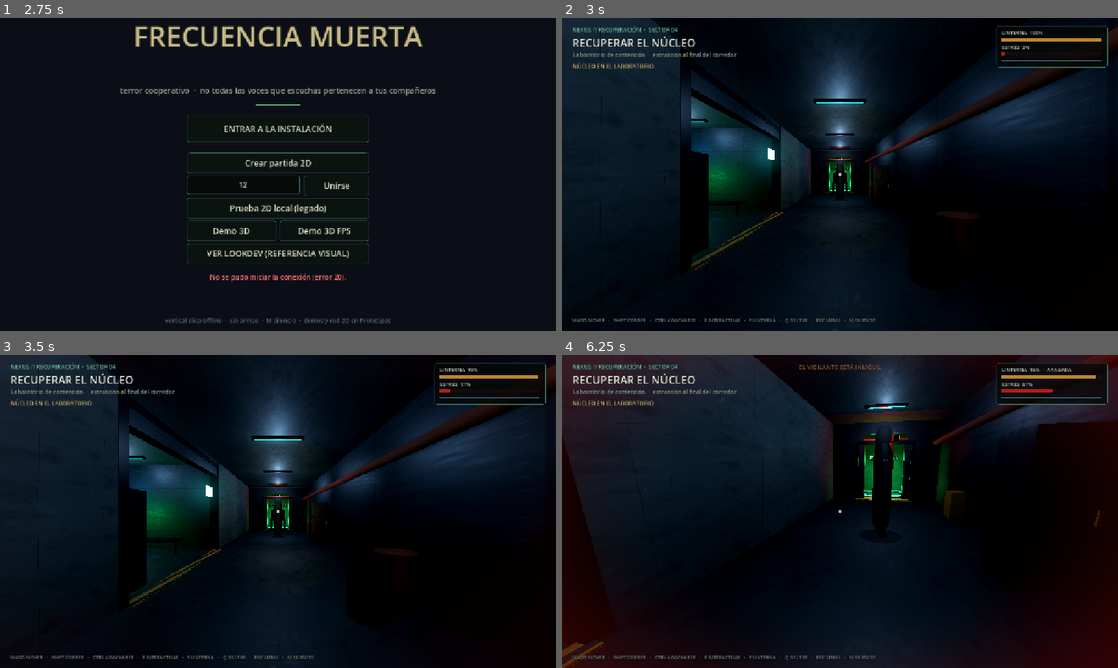
Above: before the commit, frames 1-4 (two rows, left to right).
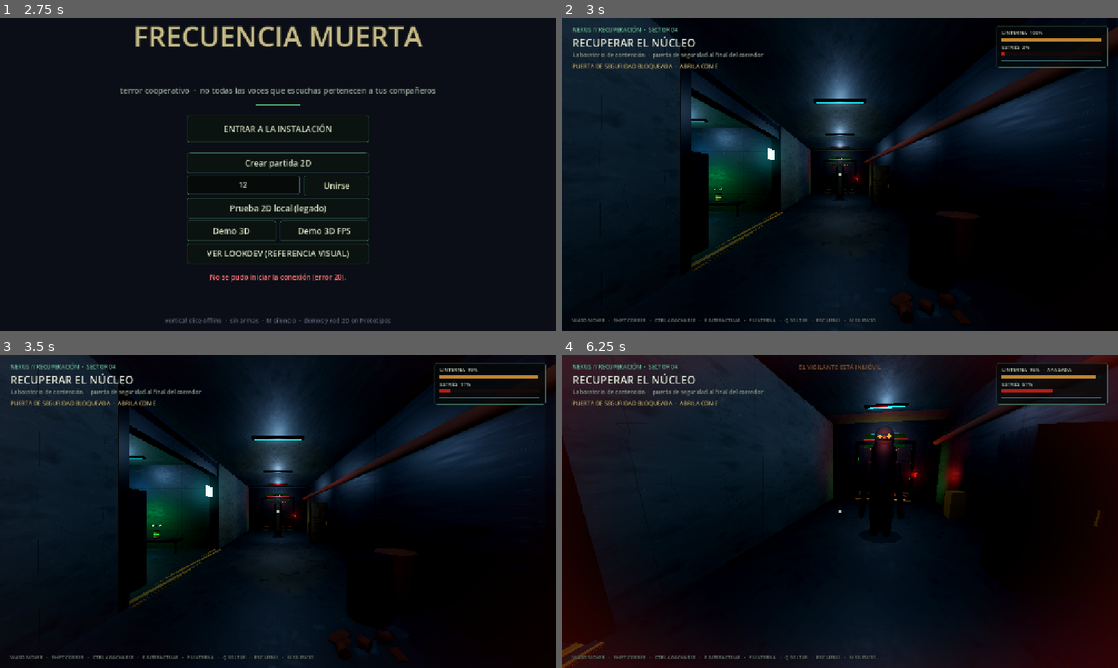
Above: after the commit, the same moments.

Repository: henriih18/game
Game: Godot game, scene res://scenes/menu.tscn
The game is run twice, just before and just after one commit, with the same random seed, the same clock (stepped at 60 frames per second) and the same inputs. Sound files missing from this copy of the repository are replaced by a short silence.
Inputs (mouse positions are in pixels of both pictures, inside the frame that each line leads up to):
- Up to frame 1 (2.75 s): click (244, 183) at 0.52 s; type "12" at 0.6 s; tap Enter (interact2) at 1.25 s; move the mouse to (400, 158) at 1.27 s; hold D (move_right) 1.28-2.03 s; hold Q (drop) 1.28-2.03 s; click (400, 158) at 1.42 s; tap F (flashlight) at 1.55, 2.1 s; move the mouse to (166, 190) at 2.02 s; hold S (move_down) from 2.03 s (still down); tap E (interact) at 2.3 s
- Up to frame 2 (3 s): release S (move_down) at 2.75 s; click "ENTRAR A LA INSTALACIÓN" at 2.75 s
- Up to frame 3 (3.5 s): no input
- Up to frame 4 (6.25 s): move the mouse to (851, 505) at 3.52 s; hold E (interact) 3.53-4.28 s; hold W (move_up) from 3.53 s (still down); tap Enter (interact2) at 3.8, 4.35 s; move the mouse to (834, 517) at 4.27 s; tap Q (drop) at 4.55, 5.85 s; move the mouse to (878, 514) at 5.02 s; hold Ctrl (crouch) 5.03-5.78 s; tap F (flashlight) at 5.3 s; move the mouse to (795, 508) at 5.77 s; tap E (interact) at 6.05 s

Frame 1 is identical in both runs. In frame 2, 0.7% of the frame differs, in the area x 2-69%, y 10-94%; in frame 3, 0.7%; in frame 4, 1.8%, in the area x 2-73%, y 10-56%.

Commit message:
P1: puerta interactiva, baterias, trampa sonora y ambiente 3D

Diff:
--- /dev/null
+++ b/scenes/fm/battery.tscn
@@ -0,0 +1,6 @@
+[gd_scene load_steps=2 format=3]
+
+[ext_resource type="Script" path="res://scripts/fm/fm_battery.gd" id="1_battery"]
+
+[node name="Battery" type="Node3D"]
+script = ExtResource("1_battery")
--- /dev/null
+++ b/scenes/fm/noise_trap.tscn
@@ -0,0 +1,6 @@
+[gd_scene load_steps=2 format=3]
+
+[ext_resource type="Script" path="res://scripts/fm/fm_noise_trap.gd" id="1_trap"]
+
+[node name="NoiseTrap" type="Area3D"]
+script = ExtResource("1_trap")
--- /dev/null
+++ b/scenes/fm/security_door.tscn
@@ -0,0 +1,6 @@
+[gd_scene load_steps=2 format=3]
+
+[ext_resource type="Script" path="res://scripts/fm/fm_security_door.gd" id="1_door"]
+
+[node name="SecurityDoor" type="Node3D"]
+script = ExtResource("1_door")
--- /dev/null
+++ b/scripts/fm/fm_battery.gd
@@ -0,0 +1,108 @@
+class_name FMBattery
+extends Node3D
+
+## Batería recogible para la linterna. Es un recurso de supervivencia,
+## no un arma. Se consume una sola vez.
+
+const MAT_YELLOW := preload("res://assets/art/fm/warning_yellow.tres")
+const MAT_DARK := preload("res://assets/art/fm/dark_metal.tres")
+const MAT_GREEN := preload("res://assets/art/fm/emissive_green.tres")
+
+@export var charge_amount := 45.0
+
+var game: Node = null
+var taken := false
+var _visual: Node3D
+var _time := 0.0
+
+func _ready() -> void:
+	add_to_group("fm_interactable")
+	_build()
+
+func _build() -> void:
+	_visual = Node3D.new()
+	_visual.name = "Visual"
+	add_child(_visual)
+
+	var body := MeshInstance3D.new()
+	var body_mesh := CylinderMesh.new()
+	body_mesh.top_radius = 0.09
+	body_mesh.bottom_radius = 0.09
+	body_mesh.height = 0.28
+	body_mesh.radial_segments = 12
+	body.mesh = body_mesh
+	var body_mat: StandardMaterial3D = MAT_YELLOW.duplicate()
+	body_mat.emission_energy_multiplier = 0.55
+	body.material_override = body_mat
+	_visual.add_child(body)
+
+	for y in [-0.15, 0.15]:
+		var cap := MeshInstance3D.new()
+		var cap_mesh := CylinderMesh.new()
+		cap_mesh.top_radius = 0.105
+		cap_mesh.bottom_radius = 0.105
+		cap_mesh.height = 0.035
+		cap_mesh.radial_segments = 12
+		cap.mesh = cap_mesh
+		cap.material_override = MAT_DARK
+		cap.position.y = y
+		_visual.add_child(cap)
+
+	var band := MeshInstance3D.new()
+	var band_mesh := CylinderMesh.new()
+	band_mesh.top_radius = 0.095
+	band_mesh.bottom_radius = 0.095
+	band_mesh.height = 0.035
+	band_mesh.radial_segments = 12
+	band.mesh = band_mesh
+	var band_mat: StandardMaterial3D = MAT_GREEN.duplicate()
+	band_mat.emission_energy_multiplier = 0.8
+	band.material_override = band_mat
+	band.position.y = 0.02
+	_visual.add_child(band)
+
+	var glow := OmniLight3D.new()
+	glow.light_color = Color(0.45, 1.0, 0.46)
+	glow.light_energy = 0.35
+	glow.omni_range = 1.4
+	glow.shadow_enabled = false
+	glow.position.y = 0.1
+	_visual.add_child(glow)
+
+	var label := Label3D.new()
+	label.text = "BATERÍA"
+	label.font_size = 16
+	label.pixel_size = 0.006
+	label.modulate = Color(0.62, 1.0, 0.62)
+	label.outline_size = 5
+	label.outline_modulate = Color(0.01, 0.02, 0.012, 0.9)
+	label.position.y = 0.34
+	label.billboard = BaseMaterial3D.BILLBOARD_ENABLED
+	_visual.add_child(label)
+
+func _process(delta: float) -> void:
+	_time += delta
+	if _visual != null:
+		_visual.rotation.y += delta * 0.9
+		_visual.position.y = sin(_time * 2.4) * 0.04
+
+func can_interact(_player: Node) -> bool:
+	return not taken
+
+func get_interaction_prompt() -> String:
+	return "E   RECOGER BATERÍA   +%d%%" % int(charge_amount)
+
+func get_interaction_position() -> Vector3:
+	return global_position + Vector3(0.0, 0.3, 0.0)
+
+func interact(player: Node) -> bool:
+	if taken:
+		return false
+	taken = true
+	if player != null and player.has_method("recharge_battery"):
+		player.recharge_battery(charge_amount)
+	Audio.play_sfx("gem", -12.0, 1.2)
+	if game != null and game.has_method("emit_noise"):
+		game.emit_noise(global_position, 3.5, "battery")
+	queue_free()
+	return true
--- /dev/null
+++ b/scripts/fm/fm_noise_trap.gd
@@ -0,0 +1,85 @@
+class_name FMNoiseTrap
+extends Area3D
+
+## Trampa sonora: cristales y latas en el suelo.
+## No hace daño; al pisarla genera un ruido fuerte que atrae al Vigilante.
+## Debe ser visible y evitable.
+
+const MAT_GLASS := preload("res://assets/art/fm/glass.tres")
+const MAT_RUST := preload("res://assets/art/fm/rust.tres")
+const MAT_DARK := preload("res://assets/art/fm/dark_metal.tres")
+
+@export var noise_radius := 16.0
+
+var game: Node = null
+var triggered := false
+var _visual: Node3D
+
+func _ready() -> void:
+	collision_layer = 0
+	collision_mask = 2
+	monitoring = true
+	monitorable = false
+	add_to_group("fm_noise_trap")
+	body_entered.connect(_on_body_entered)
+	_build_visual()
+
+func _build_visual() -> void:
+	_visual = Node3D.new()
+	_visual.name = "Shards"
+	add_child(_visual)
+
+	# Fragmentos grandes y latas aplastadas, legibles pero sin brillar como un arma.
+	for i in 7:
+		var shard := MeshInstance3D.new()
+		var mesh := BoxMesh.new()
+		mesh.size = Vector3(0.16 + i * 0.018, 0.025, 0.12 + (i % 3) * 0.04)
+		shard.mesh = mesh
+		shard.material_override = MAT_GLASS if i % 2 == 0 else MAT_RUST
+		shard.position = Vector3(
+			-0.55 + fmod(float(i) * 0.27, 1.15),
+			0.028 + float(i % 2) * 0.012,
+			-0.32 + fmod(float(i) * 0.19, 0.64)
+		)
+		shard.rotation_degrees = Vector3(0.0, float(i) * 31.0, float(i % 3) * 5.0)
+		_visual.add_child(shard)
+
+	for i in 3:
+		var can := MeshInstance3D.new()
+		var can_mesh := CylinderMesh.new()
+		can_mesh.top_radius = 0.075
+		can_mesh.bottom_radius = 0.075
+		can_mesh.height = 0.14
+		can_mesh.radial_segments = 10
+		can.mesh = can_mesh
+		can.material_override = MAT_RUST
+		can.position = Vector3(-0.38 + i * 0.31, 0.07, 0.22 - i * 0.12)
+		can.rotation_degrees = Vector3(90.0, float(i) * 42.0, 0.0)
+		_visual.add_child(can)
+
+	var shape := CollisionShape3D.new()
+	var box := BoxShape3D.new()
+	box.size = Vector3(1.55, 0.2, 1.0)
+	shape.shape = box
+	shape.position.y = 0.1
+	add_child(shape)
+
+func _on_body_entered(body: Node3D) -> void:
+	if triggered or not body.is_in_group("fm_player"):
+		return
+	trigger()
+
+func trigger() -> void:
+	if triggered:
+		return
+	triggered = true
+	monitoring = false
+	Audio.play_sfx("drop", -2.0, 1.35)
+	Audio.play_sfx("click", -9.0, 0.66)
+	if _visual != null:
+		for child in _visual.get_children():
+			if child is MeshInstance3D:
+				child.position.y += 0.02
+				child.rotation_degrees.z += 8.0
+	if game != null and game.has_method("emit_noise"):
+		game.emit_noise(global_position, noise_radius, "glass")
--- a/scripts/fm/fm_player.gd
+++ b/scripts/fm/fm_player.gd
@@ -65,6 +65,11 @@
 	camera.current = true
 	add_child(camera)
 	_current_eye = eye_height
+
+	var listener := AudioListener3D.new()
+	listener.name = "AudioListener"
+	listener.current = true
+	camera.add_child(listener)
 
 	_carry_anchor = Node3D.new()
 	_carry_anchor.name = "CarryAnchor"
@@ -216,12 +221,36 @@
 	if hidden:
 		exit_hide()
 		return
+	if _try_interactable():
+		return
 	if carried_item != null:
 		_drop_item()
 		return
 	if _try_pickup():
 		return
 	_try_hide()
+
+func _try_interactable() -> bool:
+	var best: Node3D = null
+	var best_distance := interact_distance
+	for node in get_tree().get_nodes_in_group("fm_interactable"):
+		if node == null or not is_instance_valid(node):
+			continue
+		if not node.has_method("can_interact") or not node.has_method("get_interaction_position"):
+			continue
+		if not node.can_interact(self):
+			continue
+		var point: Vector3 = node.get_interaction_position()
+		var distance := global_position.distance_to(point)
+		if distance <= best_distance and _has_line_of_sight(point):
+			best = node as Node3D
+			best_distance = distance
+	if best == null:
+		return false
+	if not best.has_method("interact"):
+		return false
+	best.interact(self)
+	return true
 
 func _try_pickup() -> bool:
 	var best: Node3D = null
@@ -329,6 +358,9 @@
 func get_interaction_prompt() -> String:
 	if hidden:
 		return "E   SALIR DEL ESCONDITE"
+	var interactable := _nearest_interactable()
+	if interactable != null and interactable.has_method("get_interaction_prompt"):
+		return interactable.get_interaction_prompt()
 	if carried_item != null:
 		return "Q   SOLTAR NÚCLEO"
 	if _nearest_item() != null:
@@ -337,6 +369,28 @@
 		return "E   ESCONDERSE"
 	return _prompt
 
+func _nearest_interactable() -> Node3D:
+	var best: Node3D = null
+	var best_distance := interact_distance
+	for node in get_tree().get_nodes_in_group("fm_interactable"):
+		if node == null or not is_instance_valid(node):
+			continue
+		if not node.has_method("can_interact") or not node.has_method("get_interaction_position"):
+			continue
+		if not node.can_interact(self):
+			continue
+		var point: Vector3 = node.get_interaction_position()
+		var distance := global_position.distance_to(point)
+		if distance <= best_distance and _has_line_of_sight(point):
+			best = node as Node3D
+			best_distance = distance
+	return best
+
+func recharge_battery(amount: float) -> void:
+	battery = clampf(battery + amount, 0.0, max_battery)
+	if battery > 0.0:
+		flashlight_on = true
+
 func _nearest_item() -> Node3D:
 	for node in get_tree().get_nodes_in_group("fm_carry_item"):
 		var item := node as FMCarryItem
--- /dev/null
+++ b/scripts/fm/fm_security_door.gd
@@ -0,0 +1,170 @@
+class_name FMSecurityDoor
+extends Node3D
+
+## Puerta de seguridad del vertical slice.
+## Empieza cerrada y bloquea el paso a extracción. Se abre con una
+## interacción local; no es un arma ni un sistema de combate.
+
+signal opened
+
+const MAT_METAL := preload("res://assets/art/fm/metal_panel.tres")
+const MAT_DARK := preload("res://assets/art/fm/dark_metal.tres")
+const MAT_HAZARD := preload("res://assets/art/fm/hazard.tres")
+const MAT_GREEN := preload("res://assets/art/fm/emissive_green.tres")
+const MAT_RED := preload("res://assets/art/fm/emissive_red.tres")
+
+@export var slide_distance := 1.18
+@export var open_time := 0.55
+
+var game: Node = null
+var is_open := false
+
+var _leaves: Array[StaticBody3D] = []
+var _keypad_mat: StandardMaterial3D
+var _state_label: Label3D
+
+func _ready() -> void:
+	add_to_group("fm_interactable")
+	_build()
+
+func _build() -> void:
+	var metal: StandardMaterial3D = MAT_METAL.duplicate()
+	metal.albedo_color = Color(0.63, 0.7, 0.72, 1.0)
+	metal.uv1_scale = Vector3(2.0, 2.0, 1.0)
+
+	var dark: StandardMaterial3D = MAT_DARK
+	var hazard: StandardMaterial3D = MAT_HAZARD
+	var green: StandardMaterial3D = MAT_GREEN
+	var red: StandardMaterial3D = MAT_RED
+
+	for side in [-1.0, 1.0]:
+		var body := StaticBody3D.new()
+		body.name = "LeafLeft" if side < 0.0 else "LeafRight"
+		body.position = Vector3(side * 0.72, 1.36, 0.0)
+		body.collision_layer = 1
+		body.collision_mask = 0
+		var shape := CollisionShape3D.new()
+		var box := BoxShape3D.new()
+		box.size = Vector3(1.44, 2.72, 0.18)
+		shape.shape = box
+		body.add_child(shape)
+
+		var panel := MeshInstance3D.new()
+		var panel_mesh := BoxMesh.new()
+		panel_mesh.size = Vector3(1.44, 2.72, 0.18)
+		panel.mesh = panel_mesh
+		panel.material_override = metal
+		body.add_child(panel)
+
+		var stripe := MeshInstance3D.new()
+		var stripe_mesh := BoxMesh.new()
+		stripe_mesh.size = Vector3(1.12, 0.18, 0.03)
+		stripe.mesh = stripe_mesh
+		stripe.material_override = hazard
+		stripe.position = Vector3(0.0, -1.05, 0.11)
+		body.add_child(stripe)
+
+		var handle := MeshInstance3D.new()
+		var handle_mesh := BoxMesh.new()
+		handle_mesh.size = Vector3(0.06, 0.28, 0.06)
+		handle.mesh = handle_mesh
+		handle.material_override = dark
+		handle.position = Vector3(-side * 0.5, -0.15, 0.13)
+		body.add_child(handle)
+
+		add_child(body)
+		_leaves.append(body)
+
+	# Marco fijo: dos jambas y un dintel, sin tapar el hueco.
+	for side in [-1.0, 1.0]:
+		var post := MeshInstance3D.new()
+		var post_mesh := BoxMesh.new()
+		post_mesh.size = Vector3(0.16, 3.0, 0.14)
+		post.mesh = post_mesh
+		post.material_override = dark
+		post.position = Vector3(side * 1.58, 1.5, -0.12)
+		add_child(post)
+	var lintel := MeshInstance3D.new()
+	var lintel_mesh := BoxMesh.new()
+	lintel_mesh.size = Vector3(3.32, 0.18, 0.14)
+	lintel.mesh = lintel_mesh
+	lintel.material_override = dark
+	lintel.position = Vector3(0.0, 2.98, -0.12)
+	add_child(lintel)
+
+	var keypad := MeshInstance3D.new()
+	var keypad_mesh := BoxMesh.new()
+	keypad_mesh.size = Vector3(0.22, 0.34, 0.08)
+	keypad.mesh = keypad_mesh
+	keypad.material_override = dark
+	keypad.position = Vector3(1.62, 1.35, 0.12)
+	add_child(keypad)
+
+	_keypad_mat = red.duplicate()
+	_keypad_mat.emission_energy_multiplier = 0.95
+	var key_light := MeshInstance3D.new()
+	var key_light_mesh := BoxMesh.new()
+	key_light_mesh.size = Vector3(0.12, 0.2, 0.02)
+	key_light.mesh = key_light_mesh
+	key_light.material_override = _keypad_mat
+	key_light.position = Vector3(1.62, 1.35, 0.17)
+	add_child(key_light)
+
+	_state_label = Label3D.new()
+	_state_label.text = "PUERTA BLOQUEADA"
+	_state_label.font_size = 22
+	_state_label.pixel_size = 0.0065
+	_state_label.modulate = Color(0.95, 0.5, 0.34)
+	_state_label.outline_size = 7
+	_state_label.outline_modulate = Color(0.01, 0.01, 0.012, 0.95)
+	_state_label.position = Vector3(0.0, 2.62, 0.2)
+	_state_label.billboard = BaseMaterial3D.BILLBOARD_DISABLED
+	add_child(_state_label)
+
+	# La luz de estado sirve como referencia visual en el corredor.
+	var status_light := OmniLight3D.new()
+	status_light.light_color = Color(1.0, 0.18, 0.1)
+	status_light.light_energy = 0.7
+	status_light.omni_range = 3.2
+	status_light.shadow_enabled = false
+	status_light.position = Vector3(1.55, 1.35, 0.45)
+	add_child(status_light)
+
+func can_interact(_player: Node) -> bool:
+	return not is_open
+
+func get_interaction_prompt() -> String:
+	if is_open:
+		return ""
+	return "E   ABRIR PUERTA DE SEGURIDAD"
+
+func get_interaction_position() -> Vector3:
+	return global_position + Vector3(0.0, 1.35, 0.6)
+
+func interact(_player: Node) -> bool:
+	if is_open:
+		return false
+	is_open = true
+	for body in _leaves:
+		if not is_instance_valid(body):
+			continue
+		var side := -1.0 if body.name == "LeafLeft" else 1.0
+		body.collision_layer = 0
+		var tween := create_tween()
+		tween.set_trans(Tween.TRANS_QUAD).set_ease(Tween.EASE_OUT)
+		tween.tween_property(body, "position:x", body.position.x + side * slide_distance, open_time)
+
+	if _keypad_mat != null:
+		_keypad_mat.albedo_color = Color(0.08, 0.5, 0.22, 1.0)
+		_keypad_mat.emission = Color(0.15, 1.0, 0.45)
+		_keypad_mat.emission_energy_multiplier = 1.25
+	if _state_label != null:
+		_state_label.text = "PUERTA ABIERTA"
+		_state_label.modulate = Color(0.42, 1.0, 0.62)
+
+	Audio.play_sfx("click", -8.0, 0.62)
+	Audio.play_sfx("drop", -15.0, 0.72)
+	if game != null and game.has_method("emit_noise"):
+		game.emit_noise(global_position, 11.0, "door")
+	opened.emit()
+	return true
--- a/scripts/fm/vertical_slice.gd
+++ b/scripts/fm/vertical_slice.gd
@@ -11,6 +11,9 @@
 const ITEM_SCENE := preload("res://scenes/fm/carry_item.tscn")
 const HIDING_SCENE := preload("res://scenes/fm/hiding_spot.tscn")
 const EXTRACTION_SCENE := preload("res://scenes/fm/extraction.tscn")
+const DOOR_SCENE := preload("res://scenes/fm/security_door.tscn")
+const BATTERY_SCENE := preload("res://scenes/fm/battery.tscn")
+const TRAP_SCENE := preload("res://scenes/fm/noise_trap.tscn")
 
 const MAT_CONCRETE := preload("res://assets/art/fm/concrete_wall.tres")
 const MAT_METAL := preload("res://assets/art/fm/metal_panel.tres")
@@ -40,6 +43,10 @@
 var extraction: FMExtraction
 var hud: FMHUD
 var level: Node3D
+var security_door: FMSecurityDoor
+var batteries: Array[FMBattery] = []
+var noise_trap: FMNoiseTrap
+var ambience: AudioStreamPlayer3D
 
 var _mats: Dictionary = {}
 var _time := 0.0
@@ -57,11 +64,15 @@
 	_build_lights()
 	_build_props()
 	_build_hiding_spots()
+	_build_security_door()
+	_build_batteries()
+	_build_noise_trap()
 	_build_extraction()
 	_build_artifact()
 	_build_player()
 	_build_watcher()
 	_build_hud()
+	_build_ambience()
 	Audio.play_music("heist")
 	Input.mouse_mode = Input.MOUSE_MODE_CAPTURED
 
@@ -315,6 +326,57 @@
 		_box(level, pos + Vector3(-0.28, 1.55 - i * 0.16, 0.43), Vector3(0.34, 0.035, 0.03), "dark", false)
 	_box(level, pos + Vector3(0.3, 1.1, 0.43), Vector3(0.04, 0.2, 0.03), "yellow", false)
 
+func _build_security_door() -> void:
+	security_door = DOOR_SCENE.instantiate() as FMSecurityDoor
+	security_door.name = "SecurityDoor"
+	security_door.position = Vector3(0.0, 0.0, -9.9)
+	security_door.game = self
+	add_child(security_door)
+	security_door.opened.connect(_on_security_door_opened)
+
+func _build_batteries() -> void:
+	for data in [
+		{"name": "BatteryLab", "pos": Vector3(-4.9, 0.76, 0.9)},
+		{"name": "BatteryCorridor", "pos": Vector3(2.45, 0.55, -3.2)},
+	]:
+		var battery := BATTERY_SCENE.instantiate() as FMBattery
+		battery.name = data["name"]
+		battery.position = data["pos"]
+		battery.game = self
+		add_child(battery)
+		batteries.append(battery)
+
+func _build_noise_trap() -> void:
+	noise_trap = TRAP_SCENE.instantiate() as FMNoiseTrap
+	noise_trap.name = "NoiseTrap"
+	noise_trap.position = Vector3(1.15, 0.0, 6.4)
+	noise_trap.game = self
+	add_child(noise_trap)
+
+func _build_ambience() -> void:
+	var path := "res://assets/audio/ambience/ambience.wav"
+	if not ResourceLoader.exists(path):
+		return
+	var stream := load(path) as AudioStreamWAV
+	if stream == null:
+		return
+	stream.loop_mode = AudioStreamWAV.LOOP_FORWARD
+	stream.loop_begin = 0
+	stream.loop_end = int(stream.get_length() * stream.mix_rate)
+	ambience = AudioStreamPlayer3D.new()
+	ambience.name = "Ambience3D"
+	ambience.stream = stream
+	ambience.position = Vector3(0.0, 2.4, 1.5)
+	ambience.unit_size = 9.0
+	ambience.max_distance = 38.0
+	ambience.volume_db = -21.0
+	add_child(ambience)
+	ambience.play()
+
+func _on_security_door_opened() -> void:
+	if hud != null:
+		hud.set_status("PUERTA ABIERTA  ·  LLEGÁ A EXTRACCIÓN")
+
 func _build_extraction() -> void:
 	extraction = EXTRACTION_SCENE.instantiate() as FMExtraction
 	extraction.name = "Extraction"
@@ -355,8 +417,8 @@
 	hud = FMHUD.new()
 	hud.name = "HUD"
 	add_child(hud)
-	hud.set_objective("RECUPERAR EL NÚCLEO", "Laboratorio de contención  ·  extracción al final del corredor")
-	hud.set_status("NÚCLEO EN EL LABORATORIO")
+	hud.set_objective("RECUPERAR EL NÚCLEO", "Laboratorio de contención  ·  puerta de seguridad al final del corredor")
+	hud.set_status("NÚCLEO EN EL LABORATORIO  ·  PUERTA BLOQUEADA")
 	hud.set_battery(100.0, true)
 	hud.set_stress(0.0)
 	hud.set_stamina(100.0)
@@ -406,13 +468,15 @@
 	if artifact == null:
 		return
 	if artifact.carried_by == player:
-		hud.set_status("NÚCLEO EN MANOS  ·  LLEVALO A EXTRACCIÓN")
+		hud.set_status("NÚCLEO EN MANOS  ·  LLEGÁ A EXTRACCIÓN")
 	elif artifact.carried_by != null:
 		hud.set_status("EL NÚCLEO ESTÁ SIENDO TRANSPORTADO")
 	elif player.hidden:
 		hud.set_status("ESCONDIDO  ·  ESCUCHÁ ANTES DE SALIR")
+	elif security_door != null and not security_door.is_open:
+		hud.set_status("PUERTA DE SEGURIDAD BLOQUEADA  ·  ABRILA CON E")
 	else:
-		hud.set_status("NÚCLEO EN EL LABORATORIO")
+		hud.set_status("NÚCLEO EN EL LABORATORIO  ·  PUERTA ABIERTA")
 
 func emit_noise(position: Vector3, radius: float, _kind: String) -> void:
 	if watcher != null and is_instance_valid(watcher):
@@ -450,6 +514,8 @@
 		watcher.set_physics_process(false)
 	if artifact != null:
 		artifact.set_physics_process(false)
+	if ambience != null and is_instance_valid(ambience):
+		ambience.stop()
 	hud.show_end(title, subtitle)
 	Audio.stop_music()
 	Audio.play_sfx("win" if state == State.WON else "lose", -4.0)
--- a/tests/fm_slice_smoke.gd
+++ b/tests/fm_slice_smoke.gd
@@ -20,7 +20,46 @@
 	_check(scene.hud != null, "HUD existe")
 	_check(scene.player.flashlight_on, "la linterna empieza encendida")
 
+	# Puerta de seguridad: cerrada, bloquea y se abre con E.
+	_check(scene.security_door != null and not scene.security_door.is_open, "la puerta empieza cerrada")
+	_check(scene.security_door._leaves[0].collision_layer != 0, "la puerta cerrada bloquea el paso")
+	scene.watcher.set_physics_process(false)
+	scene.watcher.global_position = Vector3(0, 0.1, -5.0)
+	scene.watcher.state = FMWatcher.State.PATROL
+	scene.player.global_position = Vector3(0, 0.1, -8.0)
+	scene.player.rotation.y = 0.0
+	await get_tree().physics_frame
+	_check(scene.player.get_interaction_prompt() == "E   ABRIR PUERTA DE SEGURIDAD", "la puerta muestra su prompt")
+	scene.player._interact()
+	await get_tree().physics_frame
+	_check(scene.security_door.is_open and scene.security_door._leaves[0].collision_layer == 0, "la puerta se abre y deja pasar")
+	_check(scene.watcher.state == FMWatcher.State.INVESTIGATE, "abrir la puerta atrae al Vigilante")
+
+	# Batería: recarga la linterna y desaparece.
+	var battery: FMBattery = scene.batteries[0]
+	scene.player.battery = 10.0
+	scene.player.global_position = Vector3(-3.8, 0.1, 0.9)
+	scene.player.rotation.y = 0.0
+	await get_tree().physics_frame
+	scene.player._interact()
+	await get_tree().physics_frame
+	_check(scene.player.battery > 50.0, "la bateria recarga la linterna")
+	_check(not is_instance_valid(battery), "la bateria recogida desaparece")
+
+	# Trampa sonora: emite ruido y atrae al Vigilante.
+	scene.watcher.global_position = Vector3(1.15, 0.1, 8.5)
+	scene.watcher.state = FMWatcher.State.PATROL
+	scene.noise_trap.trigger()
+	await get_tree().physics_frame
+	_check(scene.noise_trap.triggered, "la trampa sonora se activa")
+	_check(scene.watcher.state == FMWatcher.State.INVESTIGATE, "la trampa atrae al Vigilante")
+
+	# Audio ambiental 3D en loop.
+	_check(scene.ambience != null and scene.ambience.playing, "el audio ambiental esta sonando")
+	_check(scene.ambience.stream is AudioStreamWAV and scene.ambience.stream.loop_mode == AudioStreamWAV.LOOP_FORWARD, "el audio ambiental tiene loop")
+
 	# Observación: el jugador mira al Vigilante.
+	scene.watcher.set_physics_process(true)
 	scene.player.global_position = Vector3(0, 0.1, 2.0)
 	scene.player.rotation.y = 0.0
 	scene.watcher.global_position = Vector3(0, 0.1, -2.0)
Not shown, added: assets/audio/ambience/ambience.wav.import
Binary file added: docs/fm_slice_battery.png
Not shown, added: docs/fm_slice_battery.png.import
Binary file added: docs/fm_slice_door.png
Not shown, added: docs/fm_slice_door.png.import
Not shown, added: scripts/fm/fm_battery.gd.uid
Not shown, added: scripts/fm/fm_noise_trap.gd.uid
Not shown, added: scripts/fm/fm_security_door.gd.uid
Not shown, added: assets/audio/ambience/ambience.wav
Not shown, changed: docs/fm_vertical_slice.md
